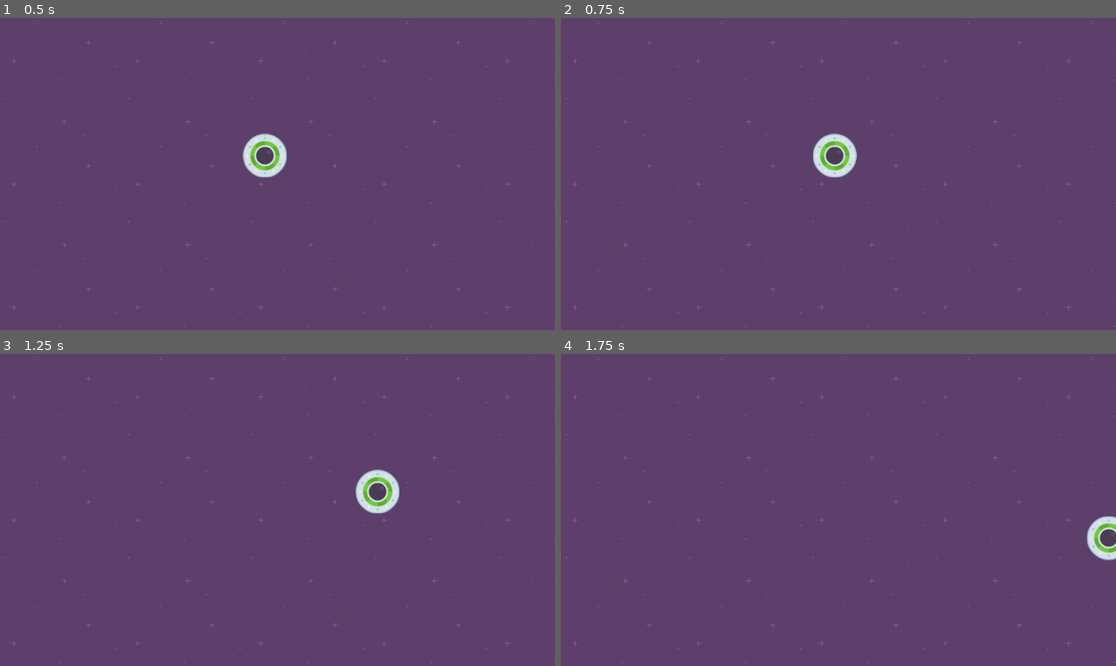
Above: before the commit, frames 1-4 (two rows, left to right).
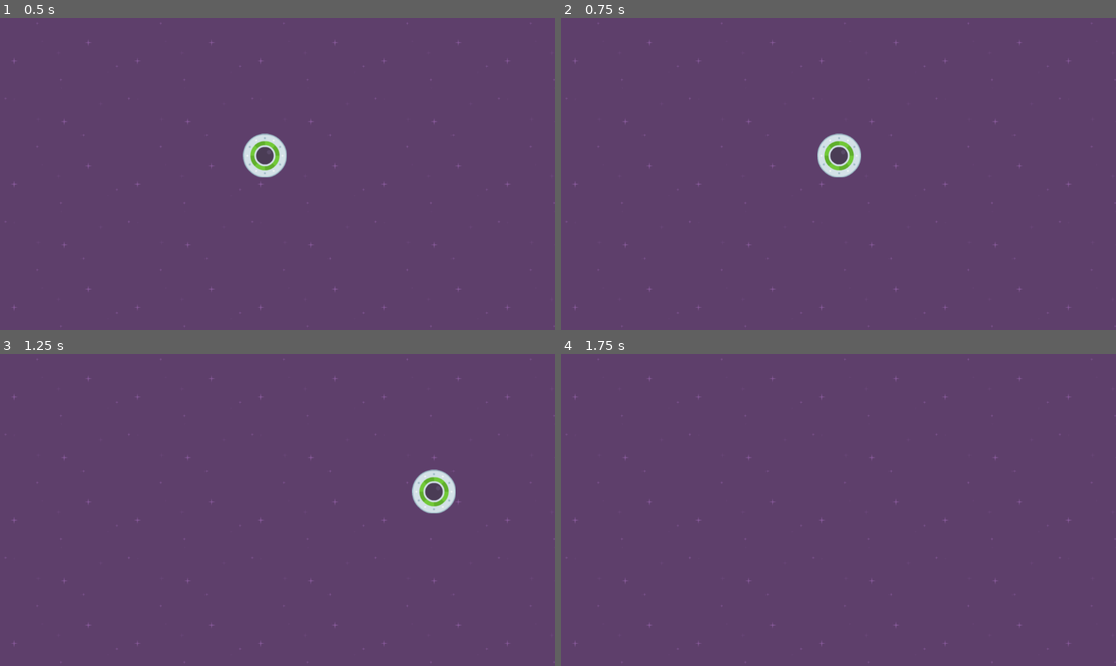
Above: after the commit, the same moments.

Repository: BurkusCat/godot_2d_course_projects
Game: Godot game, scene res://level_1.tscn
Same seed, same stepped clock (60 frames per second), same inputs: the game is played once before the commit and once after it.
Inputs:
- Up to frame 1 (0.5 s): no input
- Up to frame 2 (0.75 s): tap Enter at 0.5 s; hold Right (move_right) from 0.53 s (still down)
- Up to frame 3 (1.25 s): keep holding Right (move_right)
- Up to frame 4 (1.75 s): release Right (move_right) at 1.28 s; hold Down (move_down) from 1.28 s (still down)

Frame 1 is identical in both runs. In frame 2, 0.7% of the frame differs, in the area x 45-55%, y 36-52%; in frame 3, 1.5%, in the area x 64-83%, y 36-52%; in frame 4, 0.5%.

Commit message:
2.18 Variable Scope

Diff:
--- a/speedy_saucer/player.gd
+++ b/speedy_saucer/player.gd
@@ -1,8 +1,8 @@
 extends RigidBody2D
 
+var force = 1500
+
 func _physics_process(delta):
-	var force = 1000
-
 	if Input.is_action_pressed("move_right"):
 		apply_force(Vector2(force, 0))
 	if Input.is_action_pressed("move_left"):
